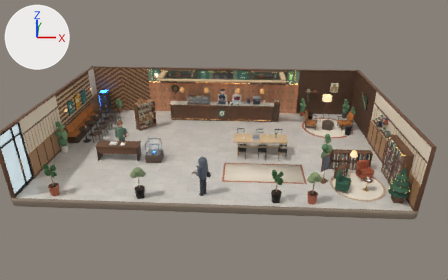
The Blender file blender/quiet-page.blend as it was, and as the next commit left it.
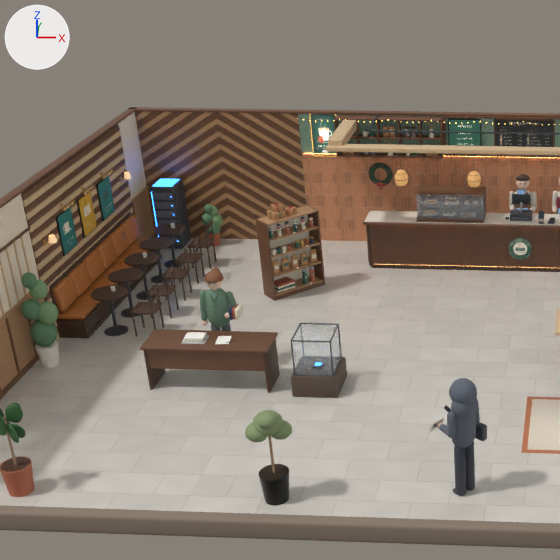
Old and new are each drawn from the file's camera 'Cam_Overview' and again close up on the part from 11% to 52% of the width and 11% to 78% of the height. Lighting does not change. The marker at upper left points along +X, +Y and +Z. The last two pictures show the newer version.

The scene before the commit, as lines of its bpy script (objects in view):
```python
ob_counter_mesh = bpy.data.objects.new('Counter_Mesh', me_counter_mesh)
ob_counter_mesh.parent = ob_counter
ob_counter_mesh.location = (0.0, 0.03, 0.465)
ob_merchshelf = bpy.data.objects.new('MerchShelf', None)
ob_merchshelf.location = (-4.2, 2.2, 0.0)
ob_merchshelf.rotation_euler = (0.0, 0.0, 0.785)  # degrees (0, 0, 45)
ob_merchshelf_mesh = bpy.data.objects.new('MerchShelf_Mesh', me_merchshelf_mesh)
ob_merchshelf_mesh.parent = ob_merchshelf
ob_merchshelf_mesh.location = (0.0, 0.182, 0.76)
ob_plants_mesh = bpy.data.objects.new('Plants_Mesh', me_plants_mesh)
ob_plants_mesh.parent = ob_plants
ob_plants_mesh.location = (-4.9, 4.35, 0.31)
# also in view: 'BackWall_Tiles' at (0.0, 4.7, 0.95); 'OrderDesk_Mesh' at (-4.6, -1.4, 0.42); 'VultrVM_Mesh' at (-7.2, 4.24, 0.69); 'FrontRug_Mesh' at (2.2, -2.4, 0.0); 'PastryCase_Mesh' at (-1.35, 3.53, 1.29)
```
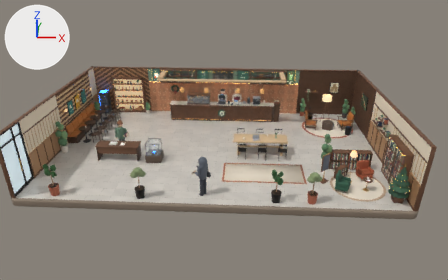
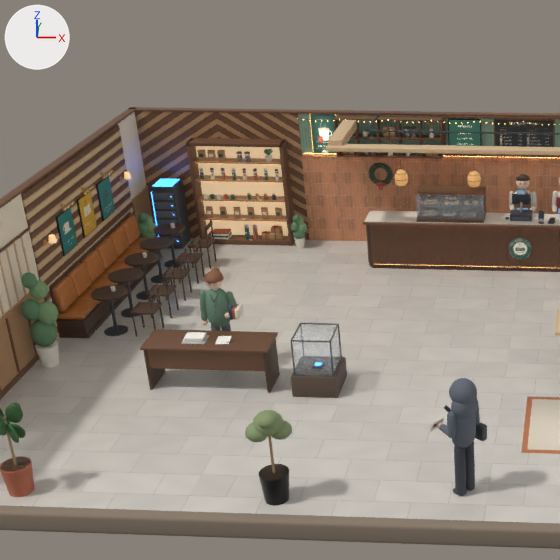
ob_merchshelf is not drawn itself; it is the parent of ob_merchshelf_mesh, ob_merchshelf_decals.

Where the newer file only moved an object's origin or applied its transform, the numbers keep the older frame.

The change, as a list of edits to the scene's bpy script:
```text
Change me_plants_mesh:
    where me_plants_mesh.from_pydata(...)  # 3432 vertices, 3600 faces; spans x -2.8..12.4, y -6.3..0.2, z -0.3..1.4
    used by ob_plants_mesh; parent = ob_plants; location = (-4.9, 4.35, 0.31)
    me_plants_mesh part 1: 1137 vertices moved from x -1.7..0.2, y -0.2..0.2, z -0.3..0.6 to x -2.8..0.4, y -0.7..0.1, z -0.3..0.6; 6 vertices removed from x -0.1, y 0.0..0.1, z 0.1..0.2; 6 vertices added at x 0.5, y 0.0, z 0.1..0.2
Change me_merchshelf_mesh:
    used by ob_merchshelf_mesh; parent = ob_merchshelf; location = (0.0, 0.182, 0.76)
    remove me_merchshelf_mesh.from_pydata(...)  # 3504 vertices, 2948 faces; spans x -0.55..0.55, y -0.37..0.01, z -0.76..1.02
    add me_merchshelf_mesh.from_pydata(...)  # 4604 vertices, 3836 faces; spans x -0.97..0.97, y -0.32..0.02, z -1.1..1.07
    me_merchshelf_mesh part 2: a new loose piece, a box spanning x -0.9..0.9, y -0.007..0.007, z -1.0..1.0, in mat_m_merchbacklight (beige #f1e2c8, glowing beige #ffd9a8)
    me_merchshelf_mesh part 3: the loose piece of 56 vertices spanning x -0.36..-0.08, y -0.3..-0.07, z 0.74..0.88 is multiplied about its middle by the matrix ((0.486, 0.068, 0.0), (-0.046, 0.329, 0.0), (0.0, 0.0, 1.533)), then moved by (-0.5, -0.03, -0.03)
    me_merchshelf_mesh part 4: the loose piece of 56 vertices spanning x -0.46..-0.33, y -0.3..-0.24, z -0.27..-0.05 is moved by (-0.12, 0.06, 0.94)
    me_merchshelf_mesh part 5: the loose piece of 56 vertices spanning x -0.51..0.52, y -0.36..0.0, z -0.76..-0.68 is multiplied about its middle by the matrix ((0.245, -0.076, 0.0), (0.034, 0.542, 0.0), (0.0, 0.0, 1.817)), then moved by (0.6, 0.03, -0.21), in mat_m_kraft (orange #b98a5e)
    me_merchshelf_mesh part 6: the loose piece of 56 vertices spanning x -0.51..0.52, y -0.36..0.0, z -0.68..-0.65 is multiplied about its middle by the matrix ((0.165, 0.084, 0.0), (-0.035, 0.395, 0.0), (0.0, 0.0, 4.173)), then moved by (0.62, 0.03, -0.14), in mat_m_kraft (orange #b98a5e)
    me_merchshelf_mesh part 7: a new loose piece, a 16-sided cylinder along z spanning x 0.0..0.11, y -0.28..-0.17, z 0.67..0.84, in mat_m_glass (white #dfeef5)
    me_merchshelf_mesh part 8: a new loose piece, a 16-sided cylinder along z spanning x 0.16..0.27, y -0.28..-0.17, z 0.67..0.84, in mat_m_glass (white #dfeef5)
    me_merchshelf_mesh part 9: the loose piece of 32 vertices spanning x -0.46..-0.38, y -0.33..-0.25, z 0.11..0.2 is moved by (-0.33, 0.06, -0.24)
    me_merchshelf_mesh part 10: the loose piece of 32 vertices spanning x -0.35..-0.27, y -0.33..-0.25, z 0.11..0.2 is moved by (-0.3, 0.06, -0.24)
    me_merchshelf_mesh part 11: the loose piece of 32 vertices spanning x -0.24..-0.16, y -0.33..-0.25, z 0.11..0.2 is moved by (-0.27, 0.06, -0.24)
    me_merchshelf_mesh part 12: 58 loose pieces with 2264 vertices, spanning x -0.51..0.52, y -0.37..0.01, z -0.73..0.99, are deleted
    me_merchshelf_mesh part 13: 8 vertices moved within x -0.26..0.05, y -0.27..-0.17, z -0.06..0.89; 728 vertices removed from x -0.55..0.55, y -0.37..0.01, z -0.76..0.91; 3704 vertices added at x -0.97..0.97, y -0.32..0.02, z -1.1..1.07
    other edits to the shape of me_merchshelf_mesh do not show in these pictures
    add me_merchshelf_mesh.materials.append(mat_m_merchbacklight)  # beige #f1e2c8, glowing beige #ffd9a8
    add me_merchshelf_mesh.materials.append(mat_m_glass)  # white #dfeef5
    add me_merchshelf_mesh.materials.append(mat_m_coffee)  # brown #5a3b28
    add me_merchshelf_mesh.materials.append(mat_m_led2700ksoft)  # beige #ffd2a0, glowing orange #ffb46b
    add me_merchshelf_mesh.materials.append(mat_m_leaf)  # green #5e8560
    add me_merchshelf_mesh.materials.append(mat_m_leaflight)  # green #7b9d6f
    add me_merchshelf_mesh.materials.append(mat_m_potcream)  # pale yellow #e9e2d4
Change ob_merchshelf:
    ob_merchshelf.rotation_euler: (0.0, 0.0, 0.785) -> (0.0, 0.0, 0.0)  # degrees (0, 0, 45) -> degrees (0, 0, 0)
    ob_merchshelf.location: (-4.2, 2.2, 0.0) -> (-5.75, 4.528, 0.0)
Change ob_merchshelf_mesh:
    ob_merchshelf_mesh.location: (0.0, 0.182, 0.76) -> (0.0, 0.152, 1.1)
```

What differs and where, as boxes [x1, y1, x2, y2] in the close-ups (560 x 560 px; the box of a moved part takes in the faces that stretch with it):
'MerchShelf_Mesh', reshaped, moved, turned: before [256, 203, 325, 301]; after [186, 138, 295, 246]
part 1 of me_plants_mesh, moved or reshaped: before [202, 204, 223, 246]; after [138, 213, 307, 249]
part 2 of me_merchshelf_mesh, added: after [196, 146, 288, 236]
part 3 of me_merchshelf_mesh, moved or reshaped: before [267, 209, 286, 221]; after [197, 150, 206, 161]
part 4 of me_merchshelf_mesh, moved or reshaped: before [272, 262, 280, 274]; after [207, 150, 216, 161]
part 5 of me_merchshelf_mesh, moved or reshaped: before [276, 281, 323, 300]; after [269, 230, 283, 240]
part 6 of me_merchshelf_mesh, moved or reshaped: before [275, 275, 323, 296]; after [271, 225, 282, 233]
part 7 of me_merchshelf_mesh, added: after [237, 154, 243, 162]
part 8 of me_merchshelf_mesh, added: after [244, 154, 251, 162]
part 9 of me_merchshelf_mesh, moved or reshaped: before [271, 249, 276, 255]; after [203, 194, 208, 199]
part 10 of me_merchshelf_mesh, moved or reshaped: before [276, 248, 281, 254]; after [210, 194, 215, 199]
part 11 of me_merchshelf_mesh, moved or reshaped: before [282, 246, 286, 252]; after [217, 194, 221, 199]
part 12 of me_merchshelf_mesh, deleted: before [268, 203, 320, 292]
part 13 of me_merchshelf_mesh, reshaped: before [256, 206, 325, 301]; after [186, 138, 295, 246]
